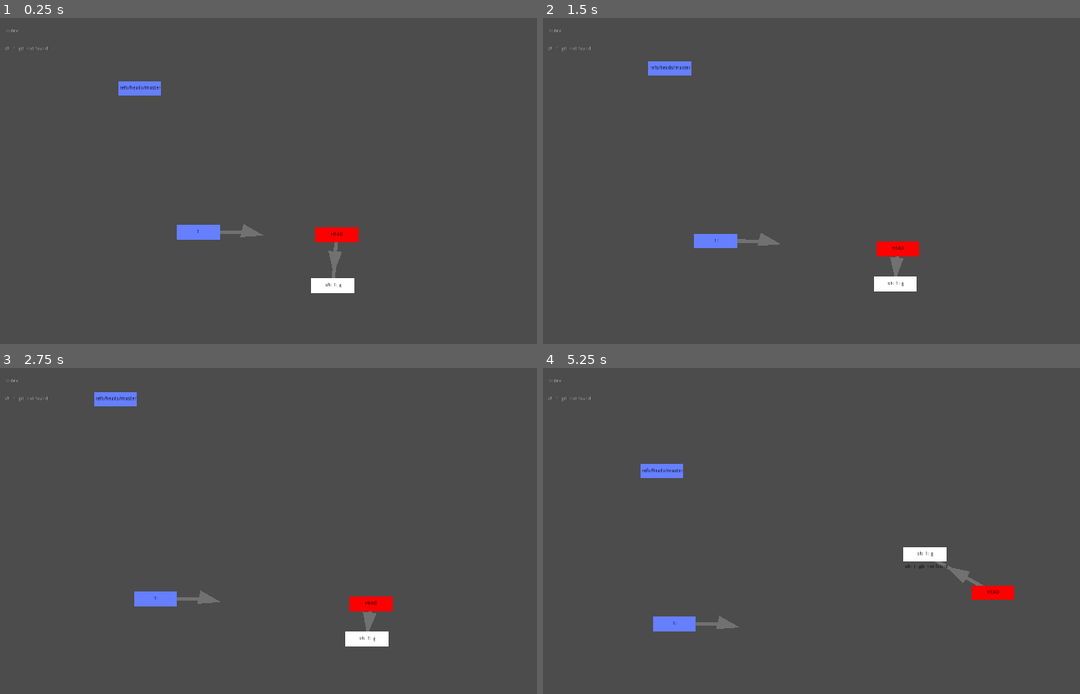
Above: before the commit, frames 1-4 (two rows, left to right).
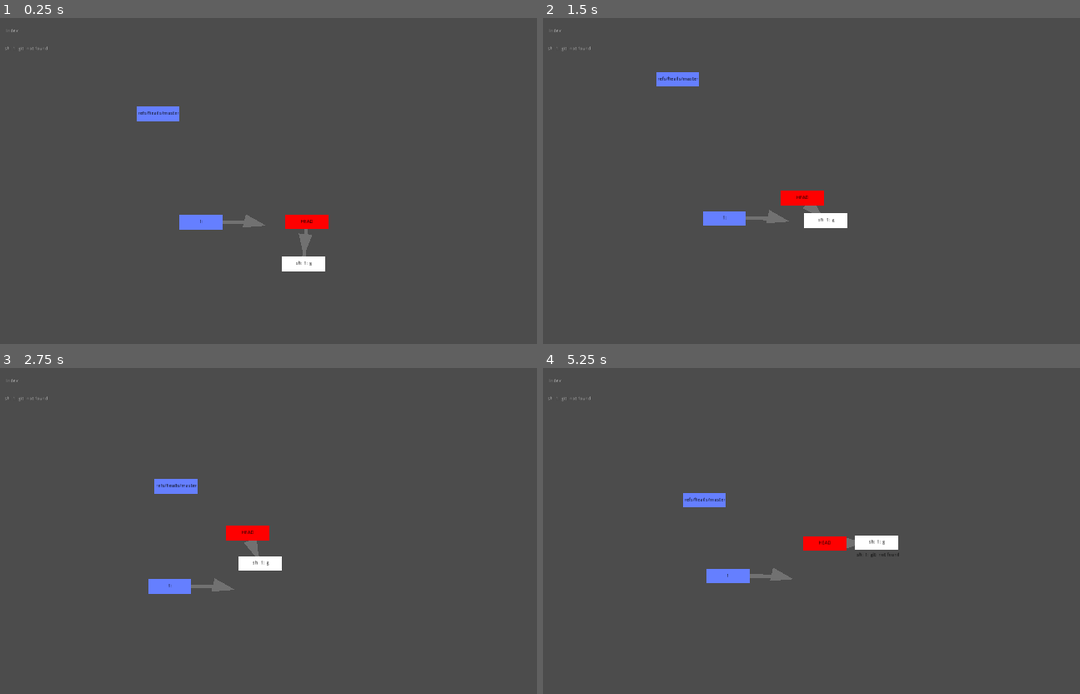
Above: after the commit, the same moments.

Repository: git-learning-game/oh-my-git
Game: Godot game, scene res://main.tscn
The game is run twice, just before and just after one commit, with the same random seed, the same clock (stepped at 60 frames per second) and the same inputs.
Inputs (mouse positions are in pixels of both pictures, inside the frame that each line leads up to):
- Up to frame 1 (0.25 s): no input
- Up to frame 2 (1.5 s): move the mouse to (886, 242) at 0.52 s; hold Right (right) 0.53-1.28 s; click (886, 242) at 0.6 s; move the mouse to (671, 70) at 1.27 s; hold Down (down) from 1.28 s (still down); click (671, 70) at 1.35 s
- Up to frame 3 (2.75 s): move the mouse to (166, 596) at 2.02 s; release Down (down) at 2.03 s; hold Right (right) from 2.03 s (still down); click (166, 596) at 2.1 s
- Up to frame 4 (5.25 s): move the mouse to (908, 638) at 2.77 s; release Right (right) at 2.78 s; hold Up (up) 2.78-3.53 s; click (908, 638) at 2.85 s; move the mouse to (1069, 599) at 3.52 s; hold Left (left) 3.53-5.03 s; click (1069, 599) at 3.6 s; move the mouse to (666, 485) at 4.27 s; click (666, 485) at 4.35 s; move the mouse to (902, 540) at 5.02 s; hold Down (down) from 5.03 s (still down); click (902, 540) at 5.1 s

The runs differ from the first frame. In frame 1, 3.1% of the frame differs, in the area x 22-67%, y 19-85%; in frame 2, 3.1%; in frame 3, 3.3%; in frame 4, 3.3%, in the area x 18-88%, y 29-81%.
Error in both runs: Invalid get index 'sh:' (on base: 'Dictionary'). (res://node.gd:16)

Commit message:
Add a terminal

Diff:
--- a/main.gd
+++ b/main.gd
@@ -12,17 +12,18 @@
     viewport_size = get_viewport_rect().size
 
 func _process(delta):
-    if Input.is_action_just_pressed("click"):
-        var mindist = 9999999
-        for o in objects.values():
-            var d = o.position.distance_to(get_global_mouse_position())
-            if d < mindist:
-                mindist = d
-                dragged = o
-    if Input.is_action_just_released("click"):
-            dragged = null
-    if dragged:
-        dragged.position = get_global_mouse_position()
+    if true or get_global_mouse_position().x < get_viewport_rect().size.x*0.7:
+        if Input.is_action_just_pressed("click"):
+            var mindist = 9999999
+            for o in objects.values():
+                var d = o.position.distance_to(get_global_mouse_position())
+                if d < mindist:
+                    mindist = d
+                    dragged = o
+        if Input.is_action_just_released("click"):
+                dragged = null
+        if dragged:
+            dragged.position = get_global_mouse_position()
 
     update_head()
     update_refs()
@@ -94,11 +95,17 @@
             var f = 3000/pow(d+0.00001,1.5)
             o.position += dir*f
             o2.position -= dir*f
+        var d = o.position.distance_to(Vector2(viewport_size.x/3, viewport_size.y/2))
+        var dir = (o.global_position - Vector2(viewport_size.x/3, viewport_size.y/2)).normalized()
+        var f = (d+0.00001)*0.02
+        o.position -= dir*f
 
 func git(args, splitlines = false):
     var output = []
     var a = args.split(" ")
     #print ("Running: ", a)
+    a.insert(0, "-C")
+    a.insert(1, "/home/seb/tmp/godotgit")
     OS.execute("git", a, true, output, true)
     var o = output[0]
     if splitlines:
--- a/main.tscn
+++ b/main.tscn
@@ -1,5 +1,6 @@
-[gd_scene load_steps=2 format=2]
+[gd_scene load_steps=3 format=2]
 
+[ext_resource path="res://terminal.gd" type="Script" id=1]
 [ext_resource path="res://main.gd" type="Script" id=2]
 
 [node name="Main" type="Node2D"]
@@ -25,3 +26,28 @@
 __meta__ = {
 "_edit_use_anchors_": false
 }
+
+[node name="Terminal" type="Node2D" parent="."]
+visible = false
+z_index = 1
+script = ExtResource( 1 )
+
+[node name="Output" type="TextEdit" parent="Terminal"]
+margin_left = 1416.1
+margin_top = 4.0
+margin_right = 1915.1
+margin_bottom = 1008.0
+readonly = true
+__meta__ = {
+"_edit_use_anchors_": false
+}
+
+[node name="Input" type="LineEdit" parent="Terminal"]
+margin_left = 1414.0
+margin_top = 1019.0
+margin_right = 1913.0
+margin_bottom = 1075.0
+__meta__ = {
+"_edit_use_anchors_": false
+}
+[connection signal="text_entered" from="Terminal/Input" to="Terminal" method="send_command"]
--- /dev/null
+++ b/terminal.gd
@@ -0,0 +1,17 @@
+extends Node2D
+
+func _ready():
+    pass
+
+
+
+func send_command(new_text):
+    var parts = new_text.split(" ")
+    var cmd = parts[0]
+    var args = parts
+    args.remove(0)
+    var output = []
+    OS.execute(cmd, args, true, output, true)
+    $Input.text = ""
+    $Output.text = $Output.text + "$ " + new_text + "\n" + output[0]
+    $Output.scroll_vertical = 999999
